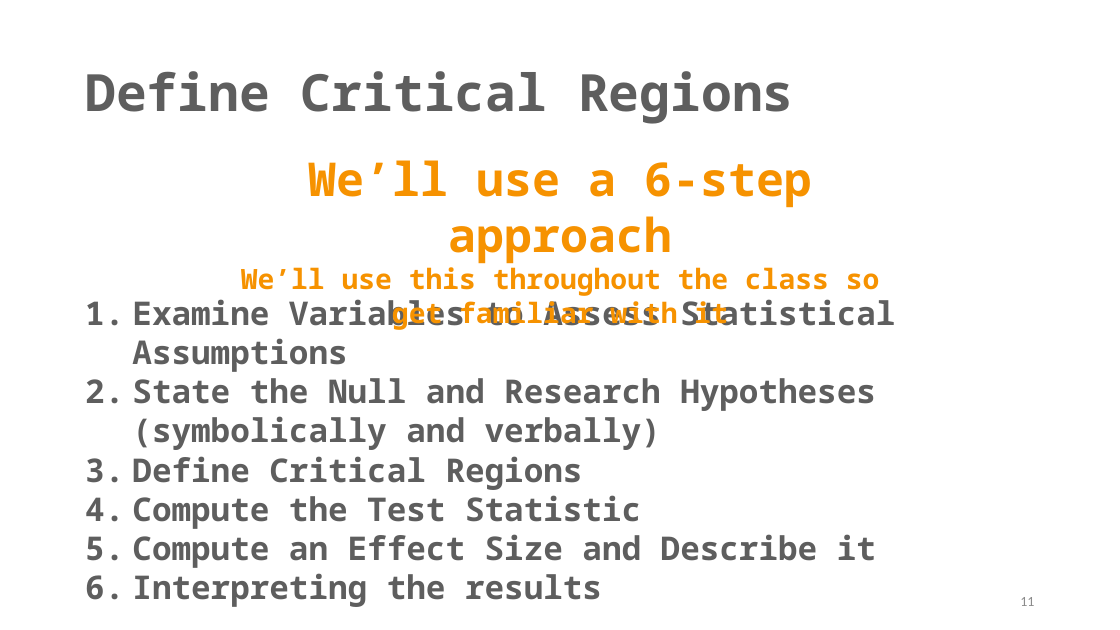
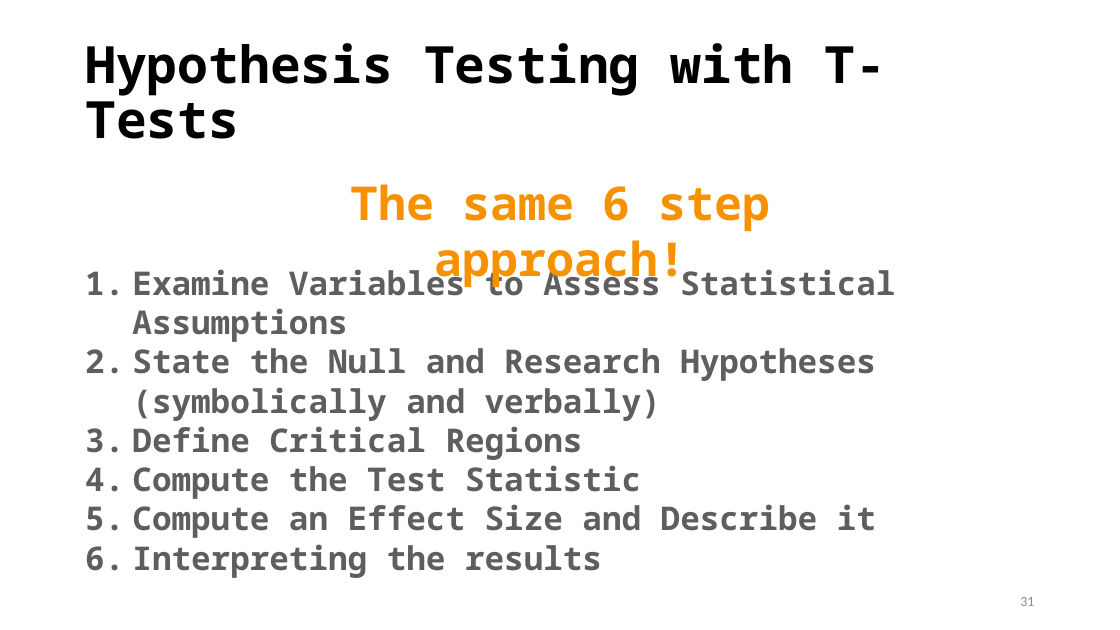
Before and after one commit to TysonStanley/EDU-6050, a slide deck: slide 31 of Slides/05_EDUC_6050_2018.pptx (slide 11 before the commit). Drawn at 1120x630 pixels with LibreOffice and Linux fonts; fonts in the diff are those of the drawing. Boxes give left, top, right and bottom in pixels: in the first picture for what was removed or moved away, otherwise in the second. Text is boxed around its words. In the diff, an @@ line names an element or a change of style, - is before the commit and + after.

```diff
--- a/Slides/05_EDUC_6050_2018.pptx
+++ b/Slides/05_EDUC_6050_2018.pptx
@@ title at (85,43,886,139): text changed; text colour #5E5E5E to #000000 @@
-Define Critical Regions
+Hypothesis Testing with T-Tests
@@ text at (350,184,770,288): text changed; size 24 to 40 pt @@
-We’ll use a 6-step approach
-We’ll use this throughout the class so get familiar with it
+The same 6 step approach!
@@ text "Examine Variables to Assess Statistical ..." rewrapped from (132,294,876,607) to (132,265,895,578) @@
@@ page number at (1020,597,1034,606): text changed @@
-11
+31
```
Also in this commit, not shown: 10 other slides changed, 34 slides added, 3 slides removed, 2 other files.
